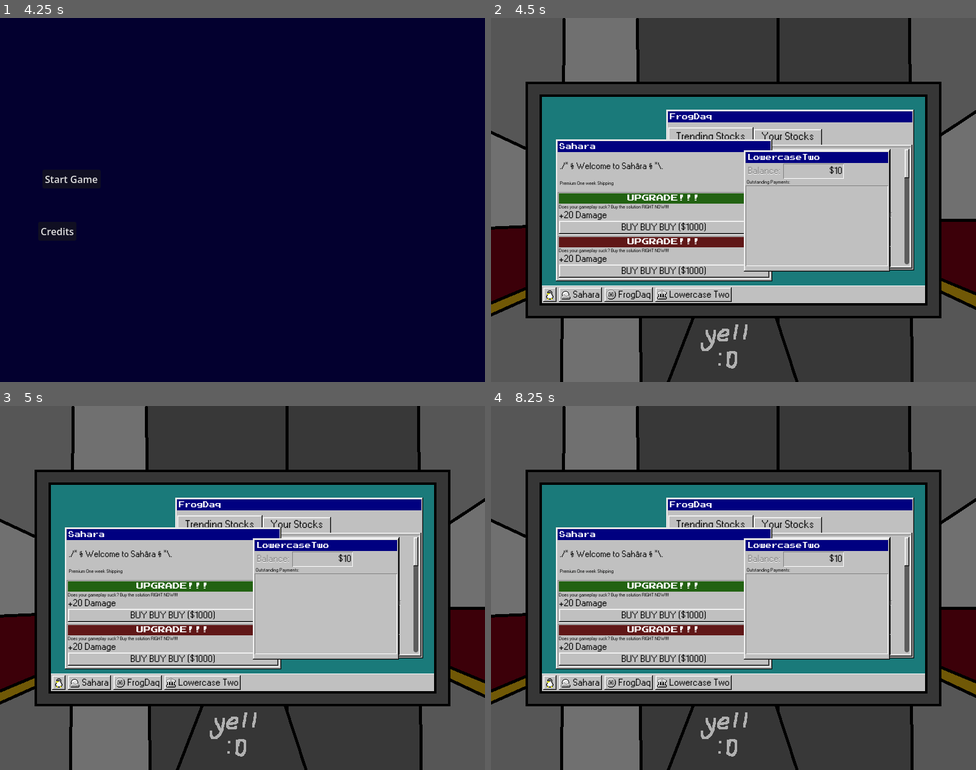
Above: before the commit, frames 1-4 (two rows, left to right).
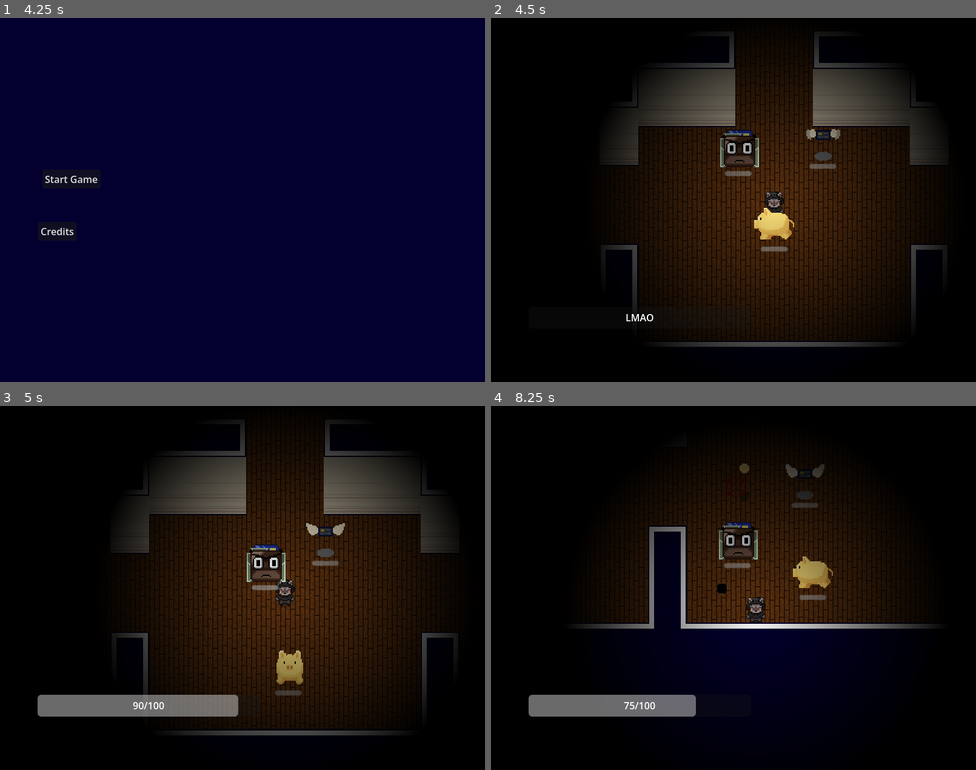
Above: after the commit, the same moments.

Repository: ygda-org/stock-strikers
Game: Godot game, scene res://main/startup_scene.tscn
Two runs of this game, one before a commit and one after it. Both use one fixed random seed, a clock stepped at 60 frames per second and the inputs below.
Inputs (mouse positions are in pixels of both pictures, inside the frame that each line leads up to):
- Up to frame 1 (4.25 s): tap Enter (ui_accept) at 0.5, 0.77, 1.25, 1.52, 2.75, 3.02, 3.77 s; move the mouse to (349, 181) at 0.52 s; hold D (move_right) 0.53-1.28 s; tap Shift (dodge) at 0.6, 2.1, 3.6 s; move the mouse to (145, 218) at 1.27 s; hold S (move_down) 1.28-2.03 s; click (145, 218) at 1.35 s; move the mouse to (291, 119) at 2.02 s; hold D (move_right) 2.03-2.78 s; move the mouse to (218, 272) at 2.77 s; hold W (move_up) 2.78-3.53 s; click (218, 272) at 2.85 s; move the mouse to (388, 254) at 3.52 s; hold A (move_left) from 3.53 s (still down)
- Up to frame 2 (4.5 s): release A (move_left) at 4.25 s; click "Start Game" at 4.25 s
- Up to frame 3 (5 s): no input
- Up to frame 4 (8.25 s): click (549, 682) at 5.02 s; click (549, 682) at 5.77 s; move the mouse to (588, 533) at 6.52 s; hold A (move_left) 6.53-7.28 s; click (588, 533) at 6.6 s; tap Enter (ui_accept) at 6.77 s; move the mouse to (757, 588) at 7.27 s; hold S (move_down) 7.28-8.03 s; tap Shift (dodge) at 7.35 s; move the mouse to (660, 497) at 8.02 s; hold D (move_right) from 8.03 s (still down); click (660, 497) at 8.1 s

Frame 1 is identical in both runs. In frame 2, 93% of the frame differs, in the area x 0-100%, y 0-100%; in frame 3, 93%; in frame 4, 94%.
Error before the commit: Parse Error: Identifier "player" not declared in the current scope. (res://enemies/enemy_component.gd:76)

Commit message:
fix bug lol

Diff:
--- a/enemies/enemy_component.gd
+++ b/enemies/enemy_component.gd
@@ -73,7 +73,7 @@
 	if "perfection" in GameState.player.other_effects_list:
 		money_gain *= GameState.player.other_effects_strengths["perfection"]
 	if "berserk" in GameState.player.other_effects_list:
-		player.berserk_kill()
+		GameState.player.berserk_kill()
 	drop_coins(money_gain)
 	is_stunned = true
 	GameState.enemies.erase(parent)
